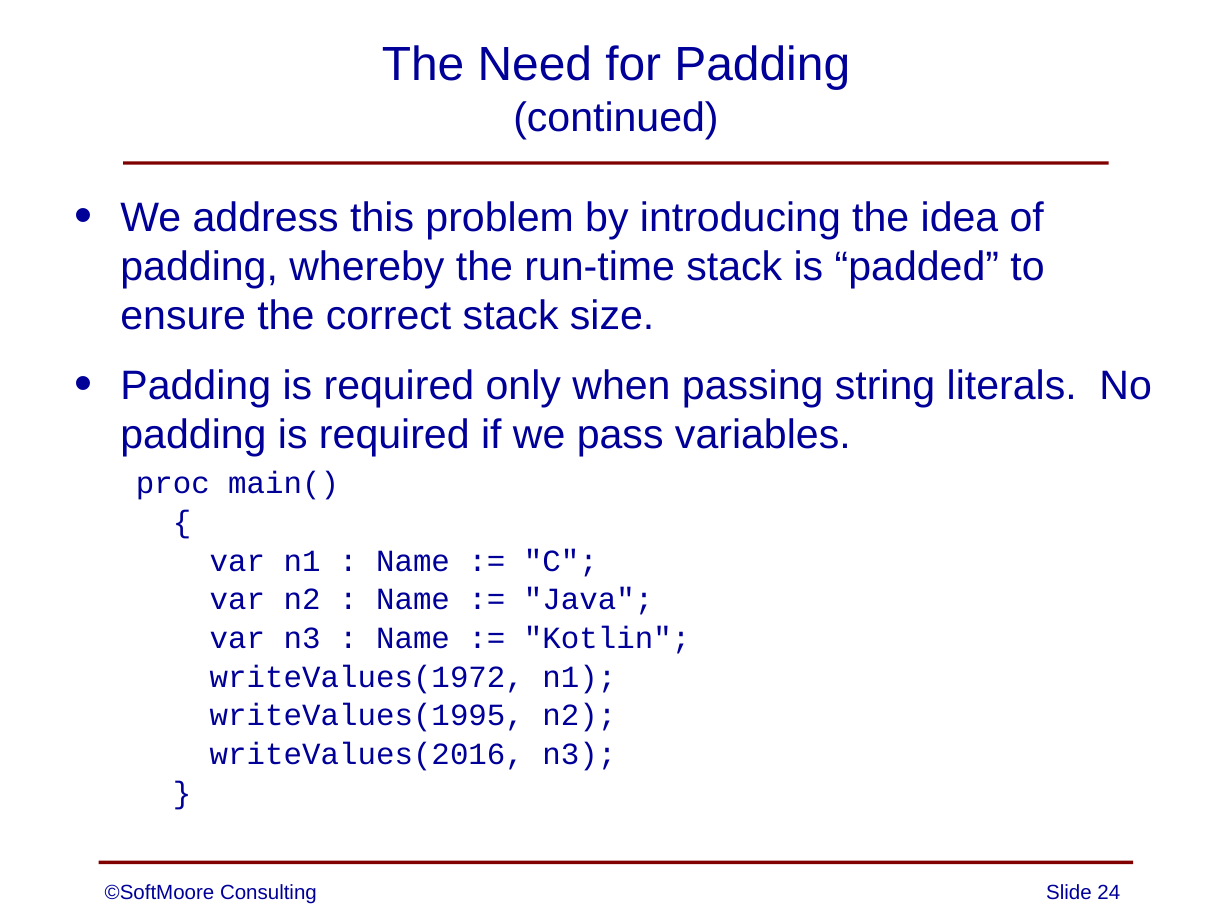
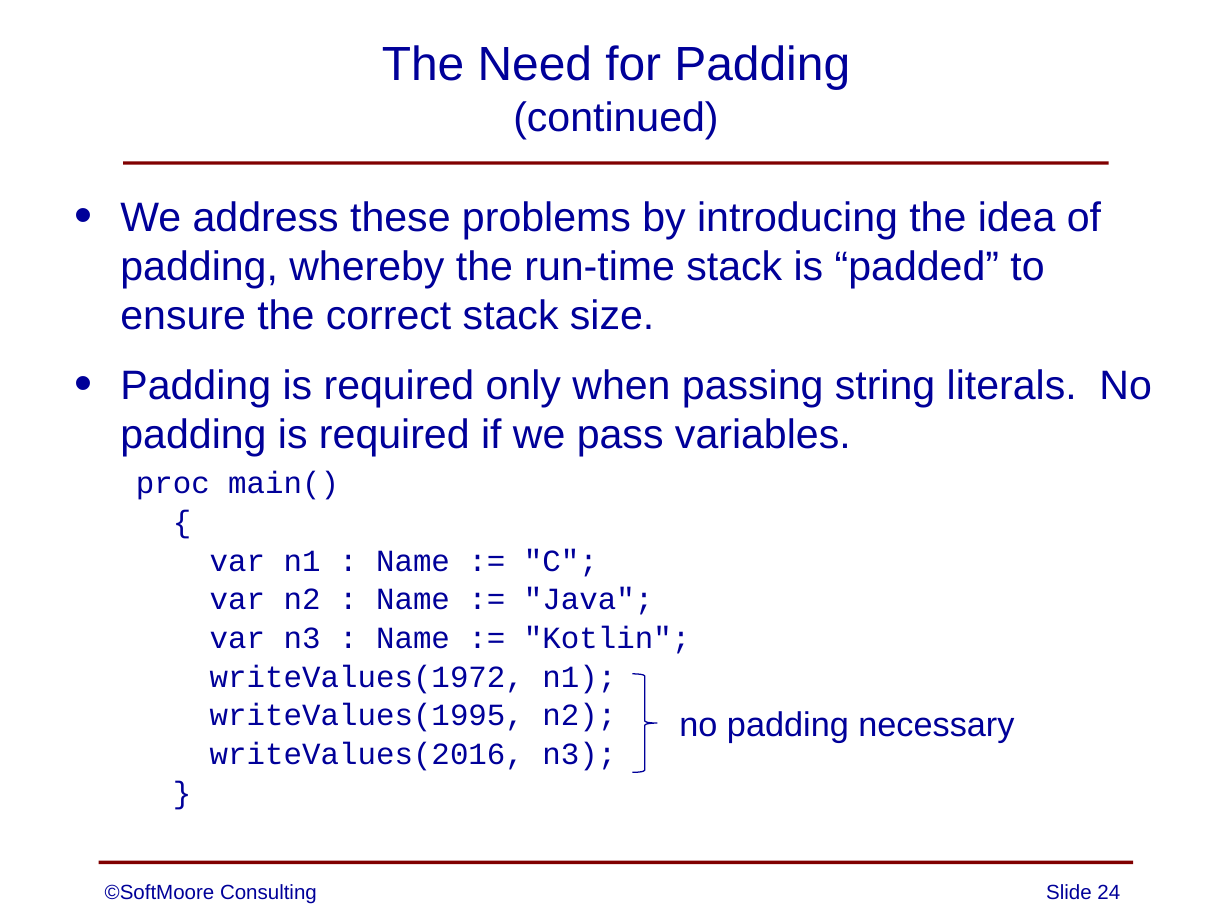
Before and after one commit to SoftMoore/CPRL-Java-4th, a slide deck: slide 24 of PowerPoints/15 - Strings.pptx. Drawn at 1232x924 pixels with LibreOffice and Linux fonts; fonts in the diff are those of the drawing. Boxes give left, top, right and bottom in pixels: in the first picture for what was removed or moved away, otherwise in the second. Text is boxed around its words. In the diff, an @@ line names an element or a change of style, - is before the commit and + after.

Commit message:
minor edits to two slides

```diff
--- a/PowerPoints/15 - Strings.pptx
+++ b/PowerPoints/15 - Strings.pptx
@@ text at (120, 201, 1101, 330): text changed @@
-• We address this problem by introducing the idea of padding, whereby the run-time stack is “padded” to ensure the correct stack size.
+• We address these problems by introducing the idea of padding, whereby the run-time stack is “padded” to ensure the correct stack size.
@@ right brace added at (632, 674, 657, 772), outline #000099 0.75 pt @@
@@ text added at (679, 711, 1014, 743), 20 pt, text #000099 @@
+no padding necessary
```
Also in this commit, not shown: 1 other slide changed.
